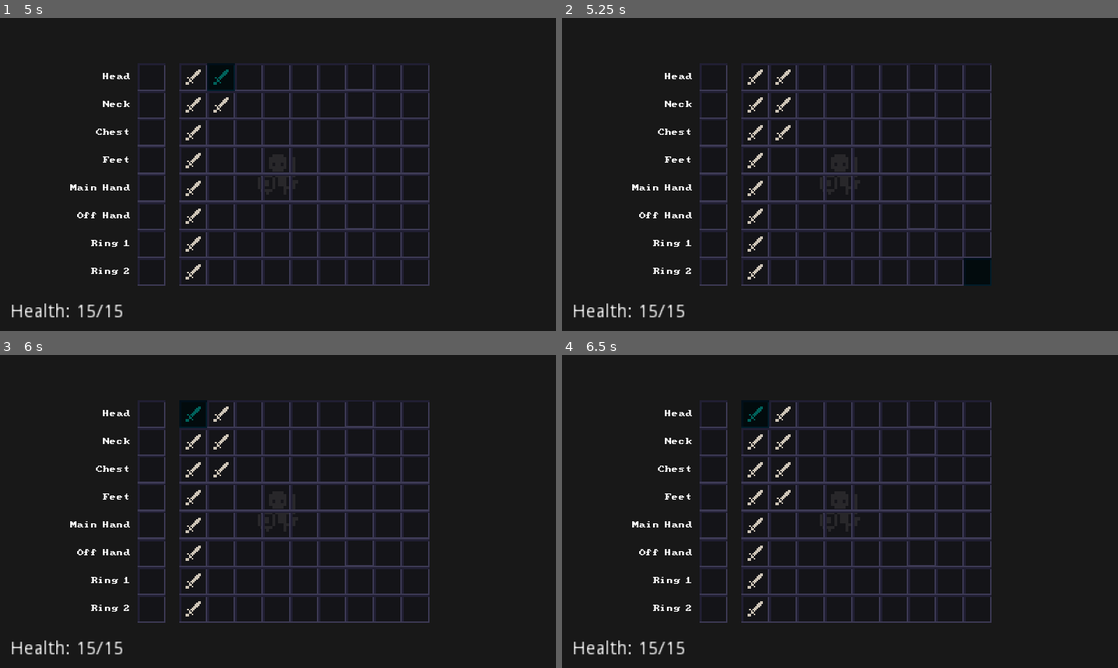
Above: before the commit, frames 1-4 (two rows, left to right).
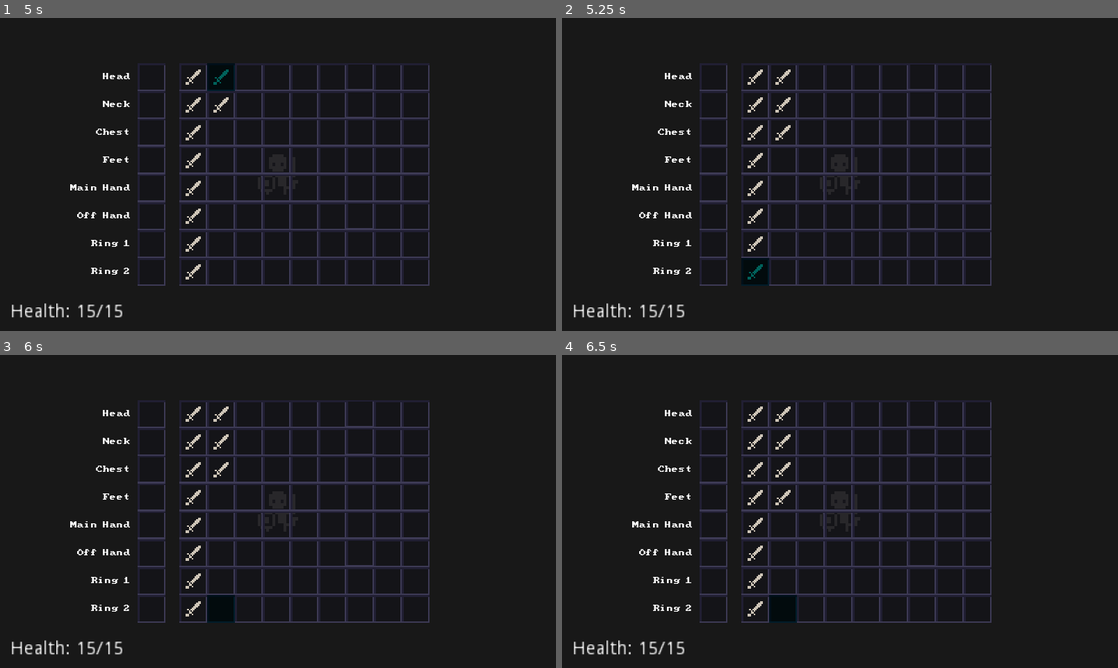
Above: after the commit, the same moments.

Repository: SimenMH/endoruin
Game: Godot game, scene res://scenes/player/Player.tscn
The game is run twice, just before and just after one commit, with the same random seed, the same clock (stepped at 60 frames per second) and the same inputs. This scene is started directly instead of the project's main scene.
Inputs:
- Up to frame 1 (5 s): tap Enter (ui_accept) at 0.5, 0.77, 1.25, 1.52, 2, 2.75, 3.02, 3.5, 3.77, 4.52 s; hold E (interact) 0.53-1.28 s; hold Up (ui_up) 0.53-2.03 s; tap W (wait) at 1.35, 2.85, 4.35 s; hold E (interact) 2.03-2.78 s; hold Left (ui_left) 2.03-3.53 s; hold Down (ui_down) 3.53-4.28 s; hold E (interact) 3.53-4.28 s; tap Tab (open_inventory) at 4.15 s; hold Right (ui_right) from 4.28 s (still down)
- Up to frame 2 (5.25 s): tap Enter (ui_accept) at 5 s; release Right (ui_right) at 5.03 s; hold Up (ui_up) from 5.03 s (still down); hold E (interact) from 5.03 s (still down)
- Up to frame 3 (6 s): release Up (ui_up) at 5.78 s; release E (interact) at 5.78 s; hold Right (ui_right) from 5.78 s (still down); tap W (wait) at 5.85 s
- Up to frame 4 (6.5 s): keep holding Right (ui_right); tap Enter (ui_accept) at 6.02 s

Frame 1 is identical in both runs. In frame 2, 0.2% of the frame differs, in the area x 32-78%, y 76-86%; in frame 3, 0.2%; in frame 4, 0.2%.
Error in both runs: Invalid call. Nonexistent function 'request_move' in base 'Viewport'. (res://scenes/player/Player.gd:39)

Commit message:
Add navigation for equipment slots

Diff:
--- a/scenes/GUI/inventory/Inventory.gd
+++ b/scenes/GUI/inventory/Inventory.gd
@@ -21,36 +21,81 @@
 
 func _process(delta):
 	if visible:
-		get_input()
+		get_nav_input()
 	# Testing
 	if Input.is_action_just_pressed('ui_accept'):
 		add_to_inventory({'name': 'Shortsword'})
 		update_inventory()
 
-func get_input():
+func get_nav_input():
 	var new_slot_idx
 	if Input.is_action_just_pressed('ui_up'):
-		new_slot_idx = selected_slot_idx - columns
+		# Equipment Navigation
+		if selected_slot_idx < 0:
+			if selected_slot_idx == -1:
+				new_slot_idx = - rows
+			else:
+				new_slot_idx = selected_slot_idx + 1
+		# Inventory Navigation
+		elif selected_slot_idx > 0:
+			new_slot_idx = selected_slot_idx - columns
+			if new_slot_idx < 0:
+				new_slot_idx += inventory_space - 1
+		else:
+			new_slot_idx = inventory_space - 1
 	if Input.is_action_just_pressed('ui_down'):
-		if selected_slot_idx != inventory_space -1:
+		# Equipment Navigation
+		if selected_slot_idx < 0:
+			if abs(selected_slot_idx) >= rows:
+				new_slot_idx = -1
+			else:
+				new_slot_idx = selected_slot_idx - 1
+		# Inventory Navigation
+		elif selected_slot_idx < inventory_space - 1:
 			new_slot_idx = selected_slot_idx + columns
 			if new_slot_idx >= inventory_space:
 				new_slot_idx -= inventory_space - 1
 		else:
 			new_slot_idx = 0
 	if Input.is_action_just_pressed('ui_left'):
-		new_slot_idx = selected_slot_idx - 1
+		# Equipment Navigation
+		if selected_slot_idx < 0:
+			new_slot_idx = abs(selected_slot_idx + 1) * columns + columns - 1
+		# Inventory Navigation
+		else:
+			new_slot_idx = selected_slot_idx - 1
+			if selected_slot_idx % columns == 0:
+				new_slot_idx = - int(selected_slot_idx / columns + 1)
 	if Input.is_action_just_pressed('ui_right'):
-		new_slot_idx = selected_slot_idx + 1
-	if new_slot_idx != null:
-		if new_slot_idx < 0:
-			new_slot_idx = inventory_space - 1
-		if new_slot_idx >= inventory_space:
-			new_slot_idx = 0
-		inventory_slots.get_child(selected_slot_idx).selected = false
-		inventory_slots.get_child(new_slot_idx).selected = true
-		selected_slot_idx = new_slot_idx
+		# Equipment Navigation
+		if selected_slot_idx < 0:
+			new_slot_idx = abs(selected_slot_idx + 1) * columns
+		# Inventory Navigation
+		else:
+			new_slot_idx = selected_slot_idx + 1
+			if new_slot_idx % columns == 0:
+				new_slot_idx = - int(new_slot_idx / columns)
+	update_selected_slot(new_slot_idx)
 
+func update_selected_slot(idx):
+	if idx != null:
+		if selected_slot_idx < 0:
+			# Unselect Equipment Slot
+			var equipment_idx = abs(selected_slot_idx + 1)
+			var equipment_slot = equipment_slots.get_child(equipment_idx).get_child(1)
+			equipment_slot.selected = false
+		else:
+			# Unselect Inventory Slot
+			inventory_slots.get_child(selected_slot_idx).selected = false
+		if idx < 0:
+			# Select Equipment Slot
+			var equipment_idx = abs(idx + 1)
+			var equipment_slot = equipment_slots.get_child(equipment_idx).get_child(1)
+			equipment_slot.selected = true
+		else:
+			# Select Inventory Slot
+			inventory_slots.get_child(idx).selected = true
+		selected_slot_idx = idx
 
 func initialize_inventory():
 	for i in range(inventory_space):
